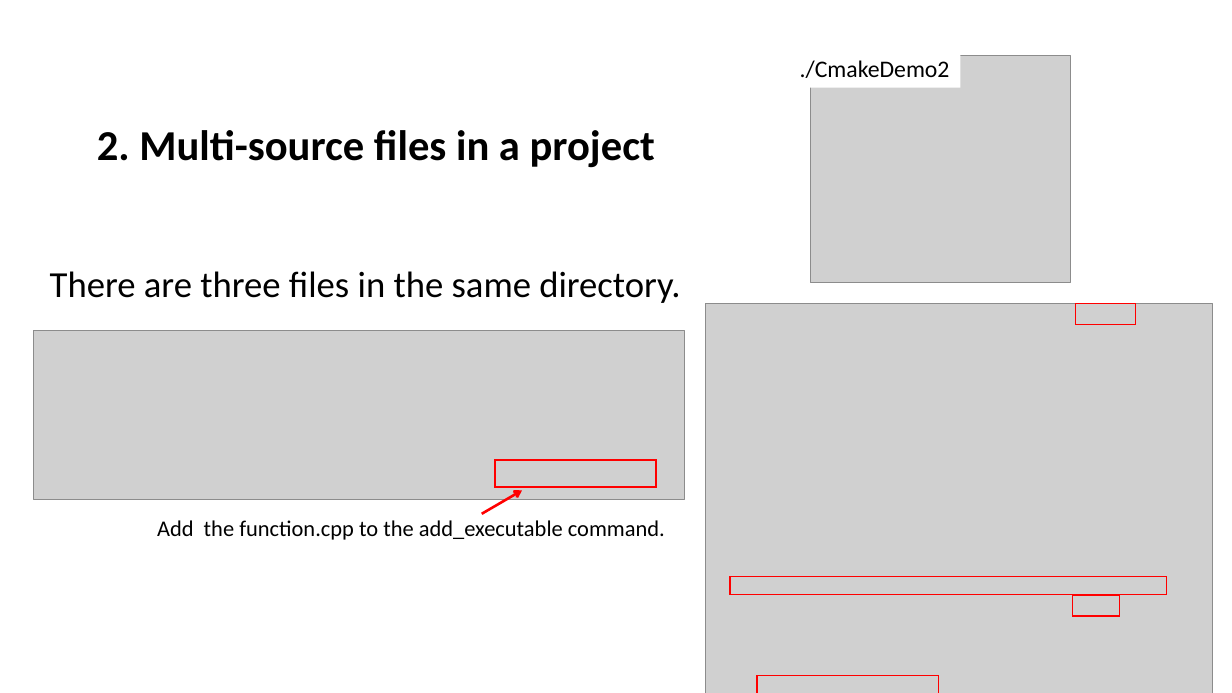
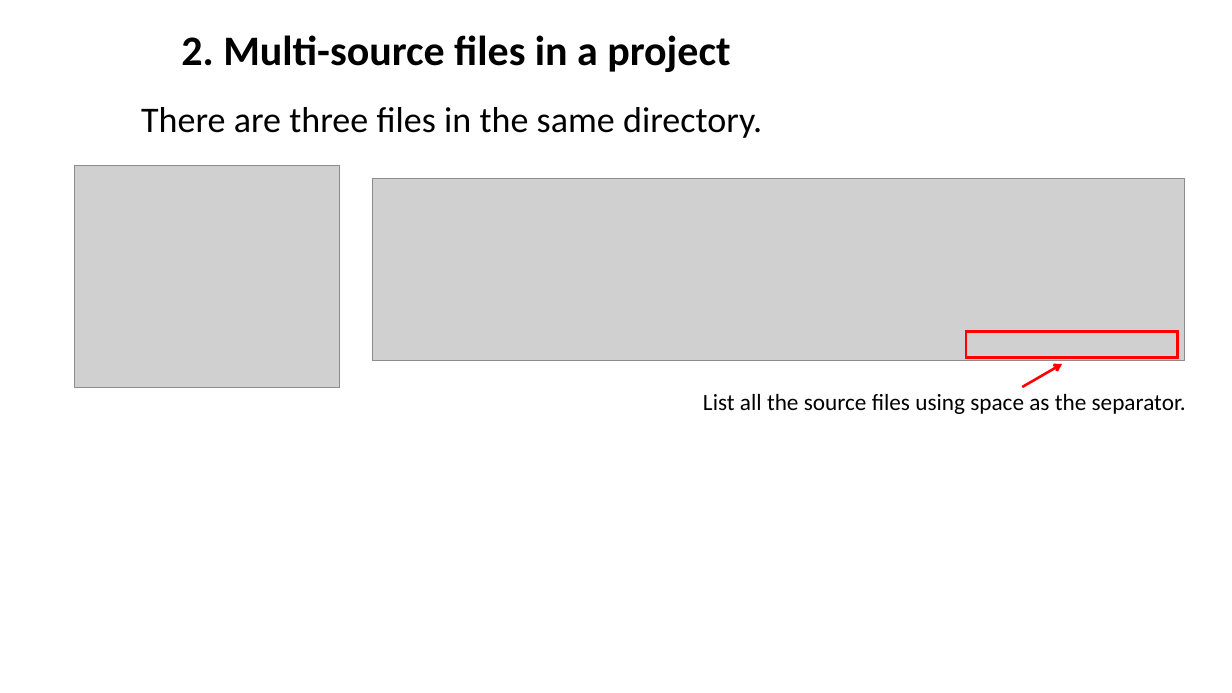
Before and after one commit to ShiqiYu/CPP, a slide deck: slide 8 of week05/Lab05.pptx (slide 9 before the commit). Drawn at 1232x693 pixels with LibreOffice and Linux fonts; fonts in the diff are those of the drawing; grey boxes stand for pictures; background and template pictures are left out. Boxes give left, top, right and bottom in pixels: in the first picture for what was removed or moved away, otherwise in the second. Text is boxed around its words. In the diff, an @@ line names an element or a change of style, - is before the commit and + after.

```diff
--- a/week05/Lab05.pptx
+++ b/week05/Lab05.pptx
@@ text "2. Multi-source files in a ...": place and size @@
-text "2. Multi-source files in a ..." at <box>97,130,655,168</box>
+text "2. Multi-source files in a ..." at <box>181,35,730,72</box>
@@ text "2. Multi-source files in a ..." at <box>181,35,730,72</box>: size 33.2 to 32.7 pt @@
@@ rectangle removed at <box>791,50,961,88</box> @@
-./CmakeDemo2
@@ picture removed at <box>811,55,1070,283</box> @@
@@ text "There are three files in ...": place and size @@
-text "There are three files in ..." at <box>50,271,680,303</box>
+text "There are three files in ..." at <box>141,107,762,138</box>
@@ text "There are three files in ..." at <box>141,107,762,138</box>: size 28.6 to 28.1 pt @@
@@ picture added at <box>75,165,339,387</box> @@
@@ picture added at <box>372,178,1185,361</box> @@
@@ picture removed at <box>705,303,1213,693</box> @@
@@ rectangle removed at <box>1076,303,1136,324</box> @@
@@ picture removed at <box>33,330,685,499</box> @@
@@ rectangle: place and size @@
-rectangle at <box>495,460,656,487</box>
+rectangle at <box>966,331,1177,358</box>
@@ rectangle at <box>966,331,1177,358</box>: outline #FF0000 1.5 pt to #FF0000 2 pt @@
@@ arrow moved from (482, 514) - (522, 491) to (1022, 387) - (1062, 364) @@
@@ text at <box>703,394,1186,414</box>: text changed; size 17.6 to 18.1 pt @@
-Add the function.cpp to the add_executable command.
+List all the source files using space as the separator.
@@ rectangle removed at <box>730,577,1166,595</box> @@
@@ rectangle removed at <box>1073,595,1120,616</box> @@
@@ rectangle removed at <box>757,676,938,693</box> @@
```
Also in this commit, not shown: 12 other slides changed, 3 slides added, 4 slides removed, 1 other file.
